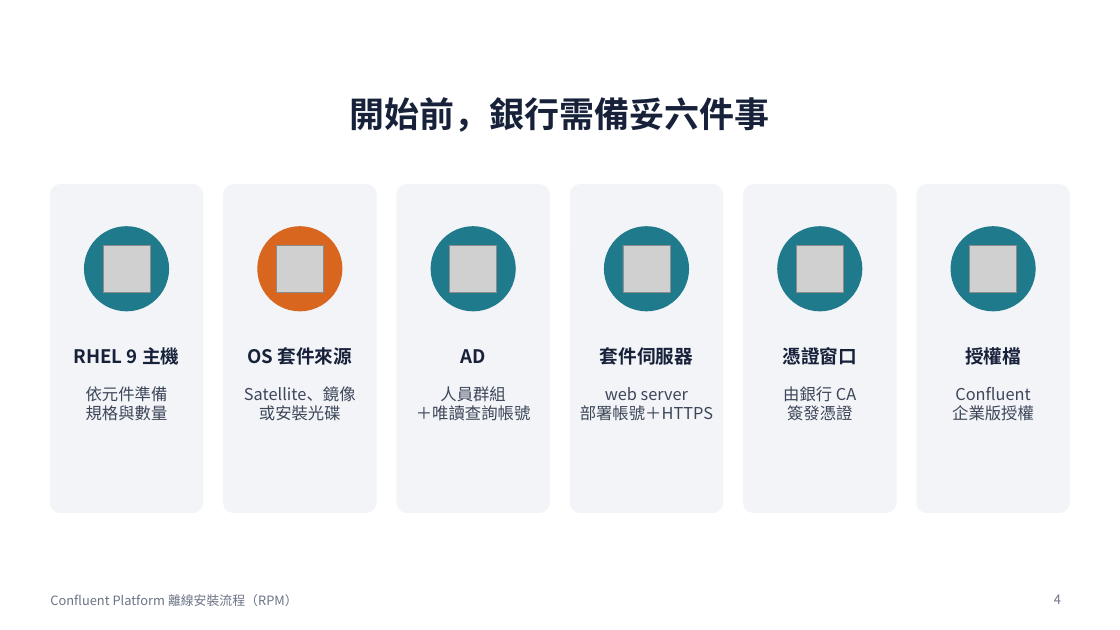
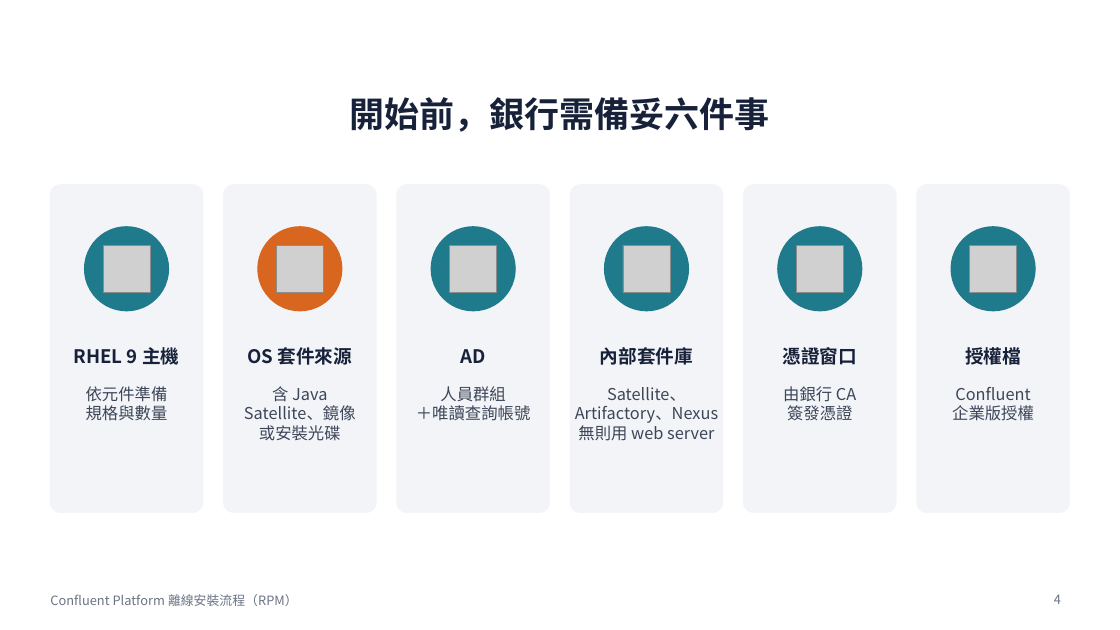
Before and after one commit to zxc81906119/kafka_install_ops, a slide deck: slide 4 of docs/Confluent-RPM安裝流程.pptx. Drawn at 1120x630 pixels with LibreOffice and Linux fonts; fonts in the diff are those of the drawing; grey boxes stand for pictures. Boxes give left, top, right and bottom in pixels: in the first picture for what was removed or moved away, otherwise in the second. Text is boxed around its words. In the diff, an @@ line names an element or a change of style, - is before the commit and + after.

```diff
--- a/docs/Confluent-RPM安裝流程.pptx
+++ b/docs/Confluent-RPM安裝流程.pptx
@@ text at (600, 347, 693, 365): text changed @@
-套件伺服器
+內部套件庫
@@ text at (272, 386, 327, 402): paragraph added @@
+含 Java
@@ text at (575, 387, 718, 441): text changed @@
-web server
-部署帳號＋HTTPS
+Satellite、
+Artifactory、Nexus
+無則用 web server
```
Also in this commit, not shown: 7 other slides changed, 34 other files.
